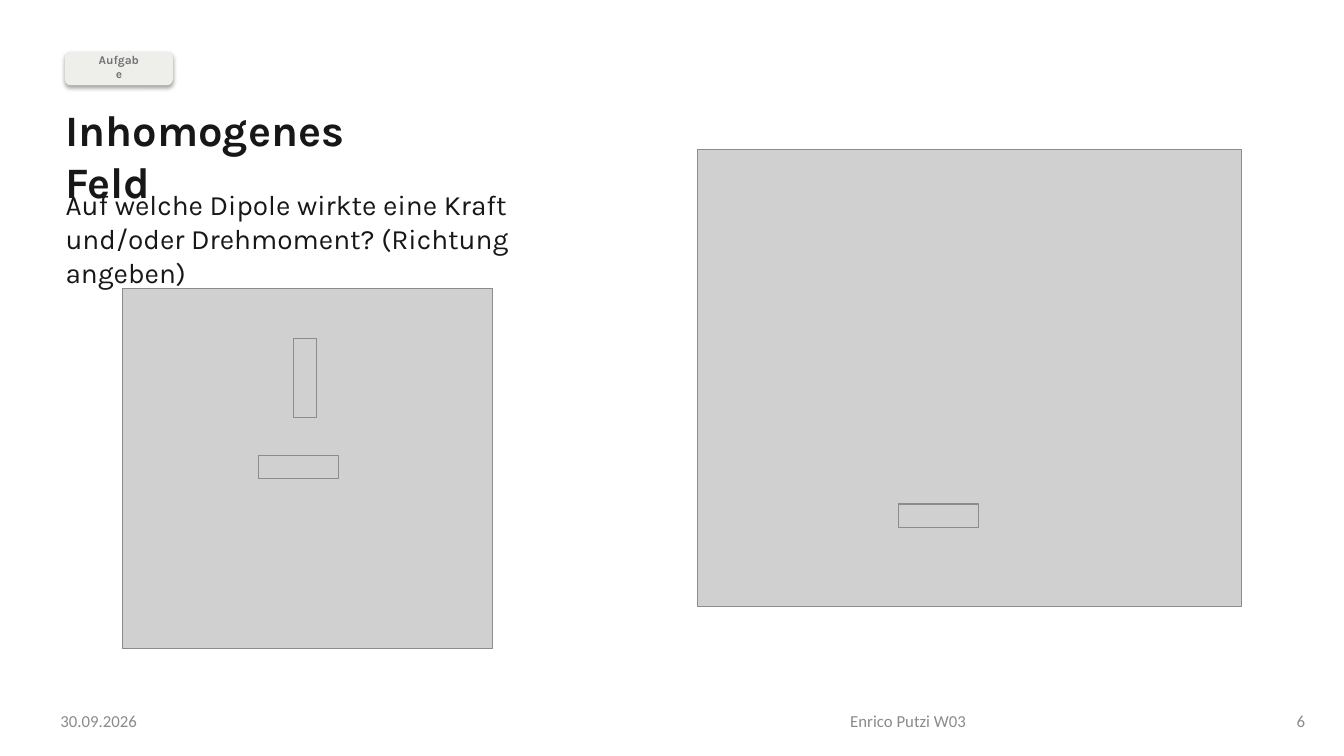
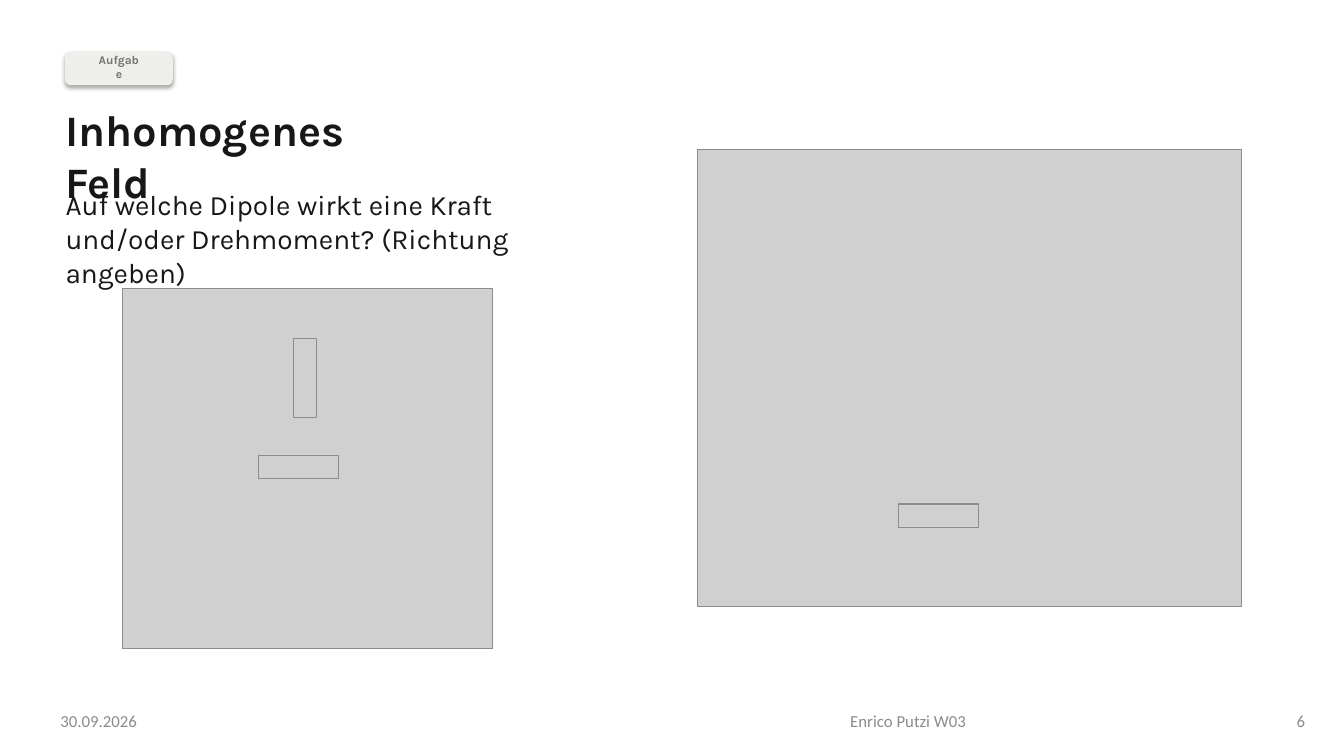
Before and after one commit to eputzi/eputzi.github.io, a slide deck: slide 6 of courses/nus1/files/slides/W03.pptx. Drawn at 1344x756 pixels with LibreOffice and Linux fonts; fonts in the diff are those of the drawing; grey boxes stand for pictures. Boxes give left, top, right and bottom in pixels: in the first picture for what was removed or moved away, otherwise in the second. Text is boxed around its words. In the diff, an @@ line names an element or a change of style, - is before the commit and + after.

```diff
--- a/courses/nus1/files/slides/W03.pptx
+++ b/courses/nus1/files/slides/W03.pptx
@@ text at (66,190,508,256): text changed @@
-Auf welche Dipole wirkte eine Kraft
-und/oder Drehmoment? (Richtung angeben)
+Auf welche Dipole wirkt eine Kraft
+und/oder Drehmoment? (Richtung angeben)
```
Also in this commit, not shown: 5 other slides changed, 2 other files.
